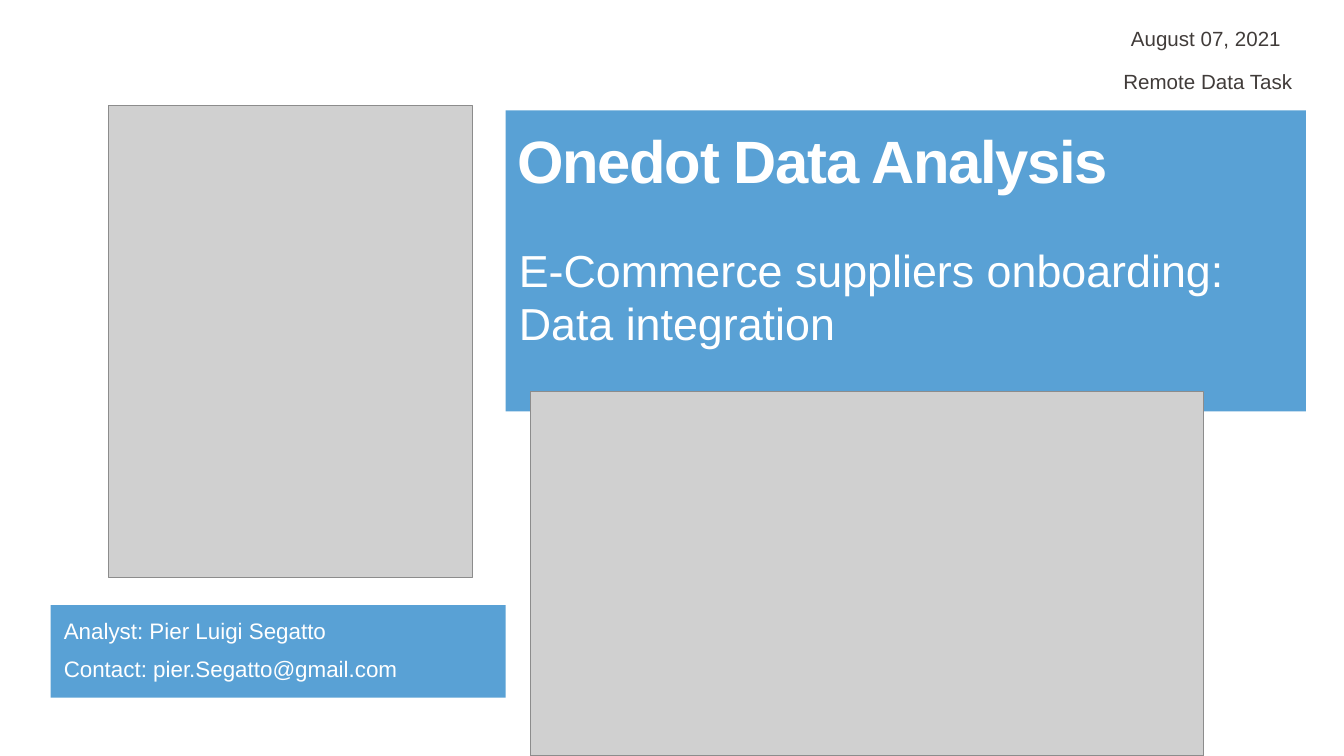
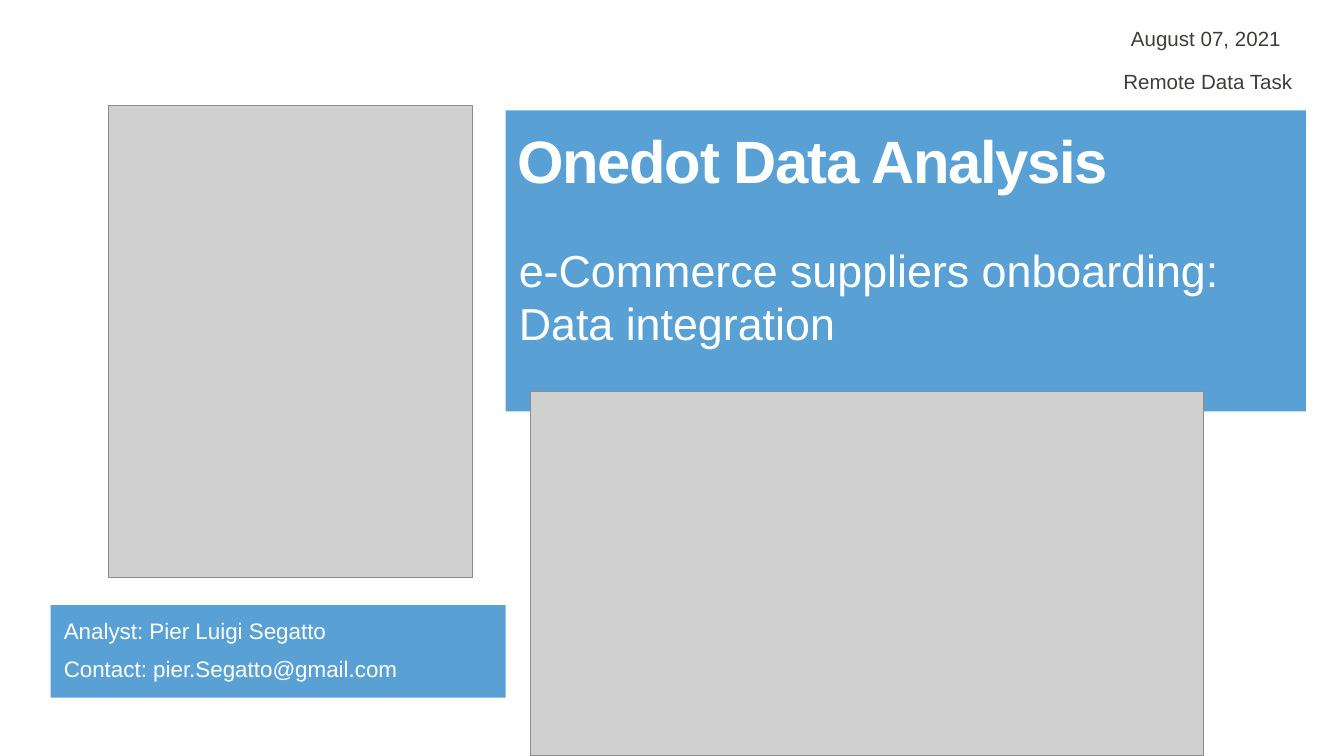
Before and after one commit to pierluigisegatto/Onedot_remote_data_task, a slide deck: slide 1 of customer_presentation/onedot_customer_presentation.pptx. Drawn at 1344x756 pixels with LibreOffice and Linux fonts; fonts in the diff are those of the drawing; grey boxes stand for pictures; background and template pictures are left out. Boxes give left, top, right and bottom in pixels: in the first picture for what was removed or moved away, otherwise in the second. Text is boxed around its words. In the diff, an @@ line names an element or a change of style, - is before the commit and + after.

```diff
--- a/customer_presentation/onedot_customer_presentation.pptx
+++ b/customer_presentation/onedot_customer_presentation.pptx
@@ text at [519,254,1219,349]: text changed @@
-E-Commerce suppliers onboarding:
-Data integration
+e-Commerce suppliers onboarding:
+Data integration
```
Also in this commit, not shown: 11 other slides changed, 2 other files.
